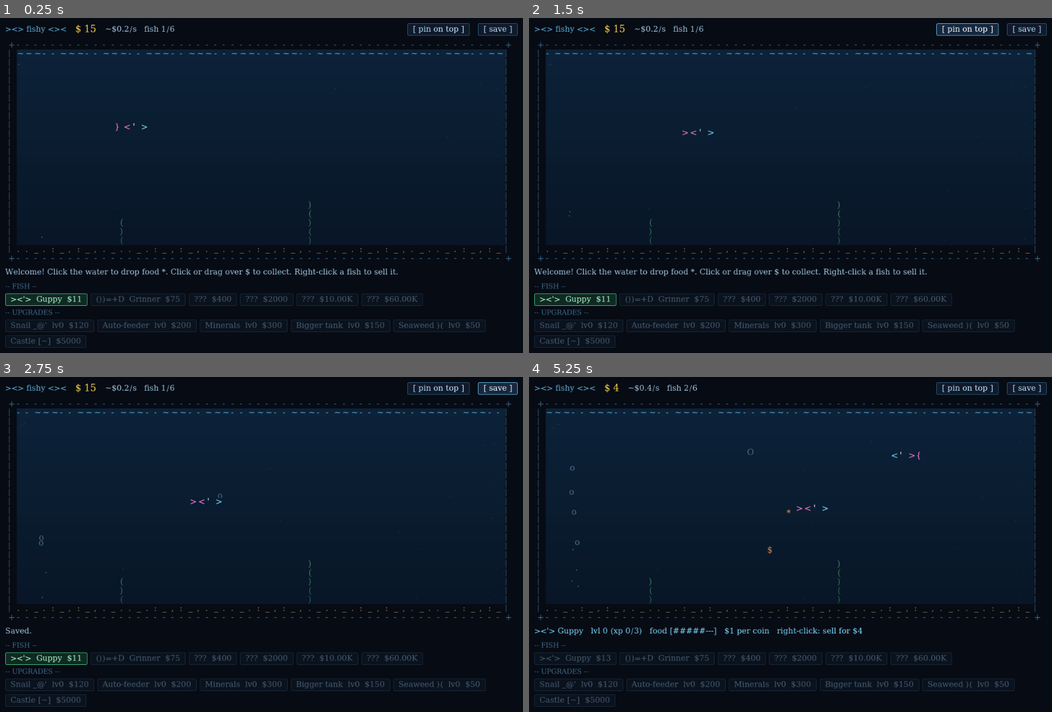
Above: before the commit, frames 1-4 (two rows, left to right).
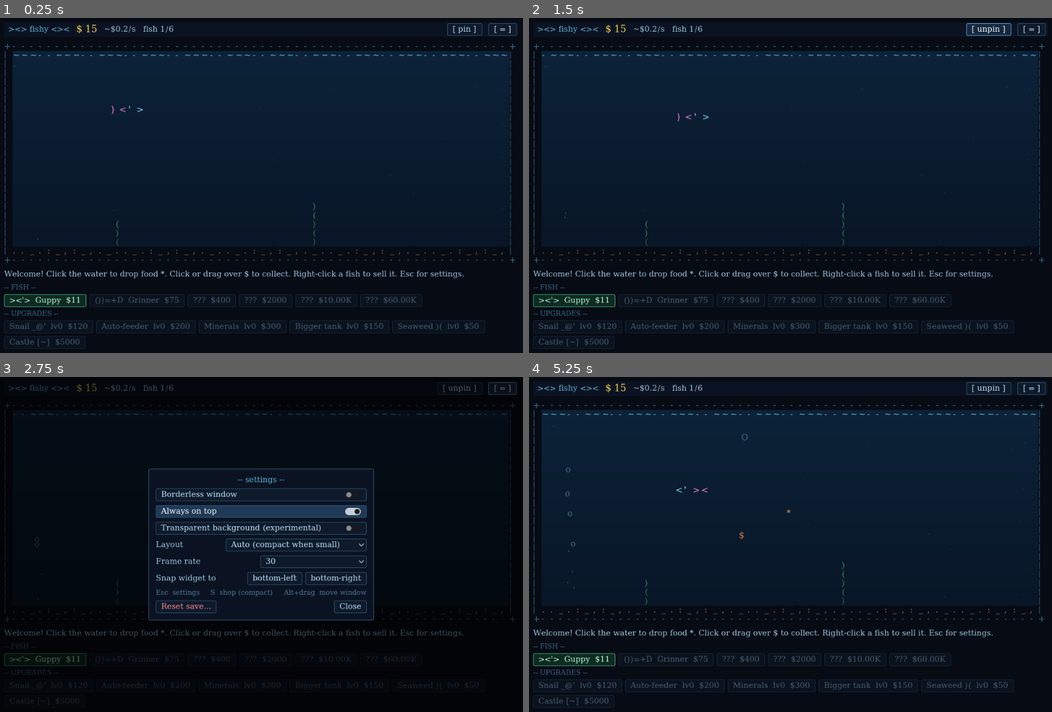
Above: after the commit, the same moments.

Repository: dapss/fishy
Game: Godot game, scene res://main.tscn
Same seed, same stepped clock (60 frames per second), same inputs: the game is played once before the commit and once after it.
Inputs (mouse positions are in pixels of both pictures, inside the frame that each line leads up to):
- Up to frame 1 (0.25 s): no input
- Up to frame 2 (1.5 s): click (968, 28) at 0.5 s, where only the run before the commit has a clickable "[ pin on top ]"; click (978, 28) at 1.25 s, where only the run before the commit has a clickable "[ unpin ]"
- Up to frame 3 (2.75 s): click (502, 387) at 2 s, where only the run after the commit has a clickable "[ = ]"
- Up to frame 4 (5.25 s): click "><'> Guppy $11" at 2.75 s; click "[ save ]" (after the commit: "[ unpin ]") at 3.5 s; click "[ save ]" (after the commit: "[ pin ]") at 4.25 s; tap Enter at 5 s; drag from (790, 511) to (842, 470) at 5.02 s

The runs differ from the first frame. In frame 1, 5.9% of the frame differs, in the area x 0-99%, y 1-99%; in frame 2, 6.1%; in frame 3, 43%; in frame 4, 6.0%.

Commit message:
Add window modes, compact layout and settings panel
- Borderless window with top-bar drag, Alt+drag, corner resize grip,
  and minimize/close buttons
- Compact layout (auto below 720x470, or forced) with a pop-up shop
- Settings panel (Esc): borderless, always on top, experimental
  transparent background, layout, frame rate, snap to corner, and a
  two-click save reset
- Settings and window placement saved separately from game progress
- Switch to the Compatibility renderer for reliable transparency

Diff:
--- a/project.godot
+++ b/project.godot
@@ -13,7 +13,7 @@
 config/name="fishy"
 run/main_scene="res://main.tscn"
 run/max_fps=30
-config/features=PackedStringArray("4.7", "Forward Plus")
+config/features=PackedStringArray("4.7", "GL Compatibility")
 config/icon="res://icon.svg"
 
 [display]
@@ -22,6 +22,7 @@
 window/size/viewport_height=640
 window/stretch/mode="disabled"
 window/stretch/aspect="expand"
+window/per_pixel_transparency/allowed=true
 
 [physics]
 
@@ -30,3 +31,5 @@
 [rendering]
 
 rendering_device/driver.windows="d3d12"
+renderer/rendering_method="gl_compatibility"
+renderer/rendering_method.mobile="gl_compatibility"
--- a/scripts/main.gd
+++ b/scripts/main.gd
@@ -1,24 +1,45 @@
-# Root of the game: money, shop, upgrades, save/load, UI.
+# Root of the game: money, shop, upgrades, save/load, window + UI.
 extends Control
 
 const Data = preload("res://scripts/data.gd")
 const TankScript = preload("res://scripts/tank.gd")
+const Settings = preload("res://scripts/settings.gd")
+const SettingsPanel = preload("res://scripts/settings_panel.gd")
+const ResizeGrip = preload("res://scripts/resize_grip.gd")
 const SAVE_PATH := "user://fishy_save.json"
 const AUTOSAVE_SECONDS := 30.0
+const WIDGET_SIZE := Vector2i(560, 360)
+const MIN_WINDOW := Vector2i(360, 240)
+# In "auto" layout the window switches to compact below this size.
+const COMPACT_BELOW := Vector2(720, 470)
 
 var money := Data.START_MONEY
 var lifetime := 0.0
 var unlocked := 1                 # highest species index shown in the shop
 var upgrades := {}
 
+var settings := Settings.new()
 var font: SystemFont
 var tank
+var bg: ColorRect
+var top_bar: PanelContainer
+var title_label: Label
 var money_label: Label
 var stats_label: Label
+var bar_spacer: Control
 var info_label: Label
 var pin_button: Button
+var shop_button: Button
+var min_button: Button
+var close_button: Button
+var main_vb: VBoxContainer
+var shop_box: VBoxContainer      # fish + upgrade buttons; lives in main_vb or shop_popup
+var shop_popup: PanelContainer
+var settings_panel
+var grip: Control
 var fish_buttons: Array = []
 var upgrade_buttons := {}
+var compact := false
 
 var _msg := ""
 var _msg_time := 0.0
@@ -31,14 +52,18 @@
 func _ready() -> void:
 	for k in Data.UPGRADES:
 		upgrades[k] = 0
+	settings.load_file()
 	font = SystemFont.new()
 	font.font_names = PackedStringArray(["Cascadia Mono", "Consolas", "Lucida Console", "Courier New", "monospace"])
 	theme = _build_theme()
 	_build_ui()
+	_restore_window()
+	_apply_settings()
+	resized.connect(_update_layout)
 	if not _load_game():
 		_apply_upgrades()
 		tank.add_fish(0, 0, 0, 0.3)
-		_say("Welcome! Click the water to drop food *. Click or drag over $ to collect. Right-click a fish to sell it.")
+		_say("Welcome! Click the water to drop food *. Click or drag over $ to collect. Right-click a fish to sell it. Esc for settings.")
 	_refresh()
 
 
@@ -52,11 +77,34 @@
 	if _save_t >= AUTOSAVE_SECONDS:
 		_save_t = 0.0
 		_save_game()
+		_store_window()
 
 
 func _notification(what: int) -> void:
 	if what == NOTIFICATION_WM_CLOSE_REQUEST or what == NOTIFICATION_APPLICATION_PAUSED:
 		_save_game()
+		_store_window()
+
+
+func _input(event: InputEvent) -> void:
+	# Alt + drag anywhere moves the window (handy in compact/borderless mode).
+	if event is InputEventMouseButton and event.pressed and event.button_index == MOUSE_BUTTON_LEFT and event.alt_pressed:
+		get_window().start_drag()
+		get_viewport().set_input_as_handled()
+
+
+func _unhandled_key_input(event: InputEvent) -> void:
+	if not (event is InputEventKey and event.pressed and not event.echo):
+		return
+	if event.keycode == KEY_ESCAPE:
+		if shop_popup.visible:
+			shop_popup.visible = false
+		else:
+			_toggle_settings()
+		get_viewport().set_input_as_handled()
+	elif event.keycode == KEY_S and compact and not settings_panel.visible:
+		_toggle_shop()
+		get_viewport().set_input_as_handled()
 
 
 # ---------------------------------------------------------------- economy
@@ -162,16 +210,34 @@
 	var disabled := normal.duplicate() as StyleBoxFlat
 	disabled.bg_color = Color("0a121e")
 	disabled.border_color = Color("1a2a3a")
-	th.set_stylebox("normal", "Button", normal)
-	th.set_stylebox("hover", "Button", hover)
-	th.set_stylebox("pressed", "Button", pressed)
-	th.set_stylebox("disabled", "Button", disabled)
-	th.set_stylebox("focus", "Button", StyleBoxEmpty.new())
-	th.set_color("font_color", "Button", Color("bfe6ff"))
-	th.set_color("font_hover_color", "Button", Color("ffffff"))
-	th.set_color("font_pressed_color", "Button", Color("ffffff"))
-	th.set_color("font_disabled_color", "Button", Color("4a5d70"))
+	for type in ["Button", "CheckButton", "OptionButton"]:
+		th.set_stylebox("normal", type, normal)
+		th.set_stylebox("hover", type, hover)
+		th.set_stylebox("pressed", type, pressed)
+		th.set_stylebox("hover_pressed", type, hover)
+		th.set_stylebox("disabled", type, disabled)
+		th.set_stylebox("focus", type, StyleBoxEmpty.new())
+		th.set_color("font_color", type, Color("bfe6ff"))
+		th.set_color("font_hover_color", type, Color("ffffff"))
+		th.set_color("font_pressed_color", type, Color("ffffff"))
+		th.set_color("font_hover_pressed_color", type, Color("ffffff"))
+		th.set_color("font_disabled_color", type, Color("4a5d70"))
 	th.set_color("font_color", "Label", Color("9fc7e0"))
+
+	var panel := StyleBoxFlat.new()
+	panel.bg_color = Color("0b1322")
+	panel.border_color = Color("2b5876")
+	panel.set_border_width_all(1)
+	panel.set_corner_radius_all(3)
+	panel.set_content_margin_all(14)
+	th.set_stylebox("panel", "PanelContainer", panel)
+	th.set_stylebox("panel", "PopupMenu", panel)
+	th.set_stylebox("hover", "PopupMenu", hover)
+	th.set_color("font_color", "PopupMenu", Color("bfe6ff"))
+	th.set_color("font_hover_color", "PopupMenu", Color("ffffff"))
+	th.set_color("font_color", "TooltipLabel", Color("bfe6ff"))
+	th.set_stylebox("panel", "TooltipPanel", panel)
+
 	# Buttons you can afford right now glow green.
 	_afford_normal = normal.duplicate() as StyleBoxFlat
 	_afford_normal.bg_color = Color("0f2a22")
@@ -183,78 +249,136 @@
 
 
 func _build_ui() -> void:
-	set_anchors_preset(Control.PRESET_FULL_RECT)
-	var bg := ColorRect.new()
+	set_anchors_and_offsets_preset(Control.PRESET_FULL_RECT)
+	bg = ColorRect.new()
 	bg.color = Color("070b14")
-	bg.set_anchors_preset(Control.PRESET_FULL_RECT)
+	bg.set_anchors_and_offsets_preset(Control.PRESET_FULL_RECT)
 	bg.mouse_filter = Control.MOUSE_FILTER_IGNORE
 	add_child(bg)
 
 	var margin := MarginContainer.new()
-	margin.set_anchors_preset(Control.PRESET_FULL_RECT)
+	margin.set_anchors_and_offsets_preset(Control.PRESET_FULL_RECT)
 	for side in ["left", "right", "top", "bottom"]:
-		margin.add_theme_constant_override("margin_" + side, 10)
+		margin.add_theme_constant_override("margin_" + side, 8)
 	add_child(margin)
 
-	var vb := VBoxContainer.new()
-	vb.add_theme_constant_override("separation", 6)
-	margin.add_child(vb)
-
-	# Top bar.
+	main_vb = VBoxContainer.new()
+	main_vb.add_theme_constant_override("separation", 6)
+	margin.add_child(main_vb)
+
+	# Top bar. Dragging it moves the window (needed when borderless).
+	top_bar = PanelContainer.new()
+	var bar_style := StyleBoxFlat.new()
+	bar_style.bg_color = Color("0b1322")
+	bar_style.set_corner_radius_all(3)
+	bar_style.content_margin_left = 8
+	bar_style.content_margin_right = 4
+	bar_style.content_margin_top = 2
+	bar_style.content_margin_bottom = 2
+	top_bar.add_theme_stylebox_override("panel", bar_style)
+	top_bar.mouse_filter = Control.MOUSE_FILTER_STOP
+	top_bar.mouse_default_cursor_shape = Control.CURSOR_MOVE
+	top_bar.gui_input.connect(_on_top_bar_input)
+	main_vb.add_child(top_bar)
 	var top := HBoxContainer.new()
-	top.add_theme_constant_override("separation", 16)
-	vb.add_child(top)
-	var title := Label.new()
-	title.text = "><> fishy <><"
-	title.add_theme_color_override("font_color", Color("5fb3d9"))
-	top.add_child(title)
+	top.add_theme_constant_override("separation", 12)
+	top.mouse_filter = Control.MOUSE_FILTER_IGNORE
+	top_bar.add_child(top)
+	title_label = Label.new()
+	title_label.text = "><> fishy <><"
+	title_label.add_theme_color_override("font_color", Color("5fb3d9"))
+	top.add_child(title_label)
 	money_label = Label.new()
 	money_label.add_theme_color_override("font_color", Color("ffd84d"))
 	money_label.add_theme_font_size_override("font_size", 18)
 	top.add_child(money_label)
 	stats_label = Label.new()
+	stats_label.clip_text = true
 	stats_label.size_flags_horizontal = Control.SIZE_EXPAND_FILL
 	top.add_child(stats_label)
-	pin_button = _make_button("[ pin on top ]", _toggle_pin)
+	# Fills the gap in compact mode, where the stats label is hidden.
+	bar_spacer = Control.new()
+	bar_spacer.size_flags_horizontal = Control.SIZE_EXPAND_FILL
+	bar_spacer.mouse_filter = Control.MOUSE_FILTER_IGNORE
+	top.add_child(bar_spacer)
+	shop_button = _make_button("[ shop ]", _toggle_shop)
+	shop_button.tooltip_text = "Open the shop (S)"
+	top.add_child(shop_button)
+	pin_button = _make_button("[ pin ]", func(): _set_setting("on_top", not settings.values.on_top))
 	pin_button.tooltip_text = "Keep the tank above other windows."
 	top.add_child(pin_button)
-	top.add_child(_make_button("[ save ]", func(): _save_game(); _say("Saved.")))
+	var gear := _make_button("[ = ]", _toggle_settings)
+	gear.tooltip_text = "Settings (Esc)"
+	top.add_child(gear)
+	min_button = _make_button("_", func(): get_window().mode = Window.MODE_MINIMIZED)
+	min_button.tooltip_text = "Minimize"
+	top.add_child(min_button)
+	close_button = _make_button("x", _quit)
+	close_button.tooltip_text = "Save and quit"
+	top.add_child(close_button)
 
 	# Tank.
 	tank = TankScript.new()
 	tank.font = font
 	tank.size_flags_vertical = Control.SIZE_EXPAND_FILL
-	tank.custom_minimum_size = Vector2(420, 260)
+	tank.custom_minimum_size = Vector2(300, 150)
 	tank.money_earned.connect(_on_money)
 	tank.sell_requested.connect(_sell_fish)
-	vb.add_child(tank)
+	main_vb.add_child(tank)
 
 	info_label = Label.new()
-	info_label.custom_minimum_size.y = 22
+	info_label.custom_minimum_size.y = 20
 	info_label.clip_text = true
-	vb.add_child(info_label)
+	main_vb.add_child(info_label)
 
 	# Shop.
-	vb.add_child(_section_label("FISH"))
+	shop_box = VBoxContainer.new()
+	shop_box.add_theme_constant_override("separation", 6)
+	main_vb.add_child(shop_box)
+	shop_box.add_child(_section_label("FISH"))
 	var fish_flow := HFlowContainer.new()
 	fish_flow.add_theme_constant_override("h_separation", 6)
 	fish_flow.add_theme_constant_override("v_separation", 6)
-	vb.add_child(fish_flow)
+	shop_box.add_child(fish_flow)
 	for i in Data.SPECIES.size():
 		var b := _make_button("", _buy_fish.bind(i))
 		fish_flow.add_child(b)
 		fish_buttons.append(b)
 
-	vb.add_child(_section_label("UPGRADES"))
+	shop_box.add_child(_section_label("UPGRADES"))
 	var up_flow := HFlowContainer.new()
 	up_flow.add_theme_constant_override("h_separation", 6)
 	up_flow.add_theme_constant_override("v_separation", 6)
-	vb.add_child(up_flow)
+	shop_box.add_child(up_flow)
 	for key in Data.UPGRADES:
 		var b := _make_button("", _buy_upgrade.bind(key))
 		b.tooltip_text = Data.UPGRADES[key].desc
 		up_flow.add_child(b)
 		upgrade_buttons[key] = b
+
+	# Shop pop-up used in compact mode: covers the bottom of the tank.
+	shop_popup = PanelContainer.new()
+	shop_popup.anchor_left = 0.0
+	shop_popup.anchor_right = 1.0
+	shop_popup.anchor_top = 1.0
+	shop_popup.anchor_bottom = 1.0
+	shop_popup.offset_left = 8
+	shop_popup.offset_right = -8
+	shop_popup.offset_bottom = -8
+	shop_popup.grow_vertical = Control.GROW_DIRECTION_BEGIN
+	shop_popup.visible = false
+	add_child(shop_popup)
+
+	grip = ResizeGrip.new()
+	add_child(grip)
+
+	settings_panel = SettingsPanel.new()
+	settings_panel.visible = false
+	settings_panel.changed.connect(_set_setting)
+	settings_panel.snap_requested.connect(_snap_to_corner)
+	settings_panel.reset_requested.connect(_reset_game)
+	settings_panel.closed.connect(func(): settings_panel.visible = false)
+	add_child(settings_panel)
 
 
 func _make_button(text: String, cb: Callable) -> Button:
@@ -273,10 +397,132 @@
 	return l
 
 
-func _toggle_pin() -> void:
+func _toggle_shop() -> void:
+	if compact:
+		shop_popup.visible = not shop_popup.visible
+		_refresh()
+
+
+func _toggle_settings() -> void:
+	settings_panel.visible = not settings_panel.visible
+	if settings_panel.visible:
+		shop_popup.visible = false
+		settings_panel.sync(settings.values)
+
+
+# ---------------------------------------------------------------- window + settings
+
+func _set_setting(key: String, value) -> void:
+	settings.values[key] = value
+	_apply_settings()
+	settings.save_file()
+	settings_panel.sync(settings.values)
+
+
+func _apply_settings() -> void:
+	var v: Dictionary = settings.values
 	var w := get_window()
-	w.always_on_top = not w.always_on_top
-	pin_button.text = "[ unpin ]" if w.always_on_top else "[ pin on top ]"
+	w.min_size = MIN_WINDOW
+	w.borderless = v.borderless
+	w.always_on_top = v.on_top
+	w.transparent = v.transparent
+	get_viewport().transparent_bg = v.transparent
+	bg.visible = not v.transparent
+	tank.transparent_outside = v.transparent
+	Engine.max_fps = int(v.fps)
+	pin_button.text = "[ unpin ]" if v.on_top else "[ pin ]"
+	grip.visible = v.borderless
+	min_button.visible = v.borderless
+	close_button.visible = v.borderless
+	_update_layout()
+
+
+func _update_layout() -> void:
+	if shop_box == null:
+		return
+	var mode: String = settings.values.layout
+	var want := mode == "compact" or (mode == "auto" and (size.x < COMPACT_BELOW.x or size.y < COMPACT_BELOW.y))
+	title_label.visible = not want
+	stats_label.visible = not want
+	bar_spacer.visible = want
+	shop_button.visible = want
+	if want == compact:
+		return
+	compact = want
+	shop_box.get_parent().remove_child(shop_box)
+	if compact:
+		shop_popup.add_child(shop_box)
+	else:
+		main_vb.add_child(shop_box)
+		shop_popup.visible = false
+
+
+func _on_top_bar_input(event: InputEvent) -> void:
+	if event is InputEventMouseButton and event.pressed and event.button_index == MOUSE_BUTTON_LEFT:
+		if event.double_click:
+			# Double-click the bar to flip between full and compact.
+			_set_setting("layout", "full" if compact else "compact")
+		else:
+			get_window().start_drag()
+		accept_event()
+
+
+func _snap_to_corner(corner: String) -> void:
+	var w := get_window()
+	w.mode = Window.MODE_WINDOWED
+	var r := DisplayServer.screen_get_usable_rect(w.current_screen)
+	w.size = WIDGET_SIZE
+	var y := r.end.y - WIDGET_SIZE.y - 12
+	var x := r.end.x - WIDGET_SIZE.x - 12 if corner == "right" else r.position.x + 12
+	w.position = Vector2i(x, y)
+	_store_window()
+
+
+func _restore_window() -> void:
+	var v: Dictionary = settings.values
+	var w := get_window()
+	var sz := Vector2i(max(MIN_WINDOW.x, int(v.win_w)), max(MIN_WINDOW.y, int(v.win_h)))
+	w.size = sz
+	if int(v.win_x) < 0:
+		return
+	var rect := Rect2i(Vector2i(int(v.win_x), int(v.win_y)), sz)
+	# Only restore the position if it is still on a connected screen.
+	for i in DisplayServer.get_screen_count():
+		if DisplayServer.screen_get_usable_rect(i).intersects(rect):
+			w.position = rect.position
+			return
+
+
+func _store_window() -> void:
+	var w := get_window()
+	if w.mode != Window.MODE_WINDOWED:
+		return
+	settings.values.win_x = w.position.x
+	settings.values.win_y = w.position.y
+	settings.values.win_w = w.size.x
+	settings.values.win_h = w.size.y
+	settings.save_file()
+
+
+func _quit() -> void:
+	_save_game()
+	_store_window()
+	get_tree().quit()
+
+
+func _reset_game() -> void:
+	money = Data.START_MONEY
+	lifetime = 0.0
+	unlocked = 1
+	for k in upgrades:
+		upgrades[k] = 0
+	tank.reset()
+	_apply_upgrades()
+	tank.add_fish(0, 0, 0, 0.3, true)
+	_save_game()
+	settings_panel.visible = false
+	_say("Fresh start! One guppy, $%d. Good luck." % int(Data.START_MONEY))
+	_refresh()
 
 
 func _say(text: String) -> void:
--- /dev/null
+++ b/scripts/resize_grip.gd
@@ -0,0 +1,36 @@
+# Bottom-right corner grip for resizing the window when it has no border.
+extends Control
+
+const SIZE := 18.0
+const COLOR := Color("3a6b8a")
+const COLOR_HOVER := Color("5fb3d9")
+
+var _hover := false
+
+
+func _ready() -> void:
+	anchor_left = 1.0
+	anchor_top = 1.0
+	anchor_right = 1.0
+	anchor_bottom = 1.0
+	offset_left = -SIZE
+	offset_top = -SIZE
+	offset_right = 0.0
+	offset_bottom = 0.0
+	mouse_default_cursor_shape = Control.CURSOR_FDIAGSIZE
+	tooltip_text = "Drag to resize"
+	mouse_entered.connect(func(): _hover = true; queue_redraw())
+	mouse_exited.connect(func(): _hover = false; queue_redraw())
+
+
+func _draw() -> void:
+	var c := COLOR_HOVER if _hover else COLOR
+	for i in 3:
+		var d := 4.0 + i * 4.0
+		draw_line(Vector2(size.x - d, size.y - 2.0), Vector2(size.x - 2.0, size.y - d), c, 1.0, true)
+
+
+func _gui_input(event: InputEvent) -> void:
+	if event is InputEventMouseButton and event.pressed and event.button_index == MOUSE_BUTTON_LEFT:
+		get_window().start_resize(DisplayServer.WINDOW_EDGE_BOTTOM_RIGHT)
+		accept_event()
--- /dev/null
+++ b/scripts/settings.gd
@@ -0,0 +1,35 @@
+# Player preferences (window mode, layout, frame rate, window placement).
+# Stored apart from the game save so resetting progress keeps your layout.
+extends RefCounted
+
+const PATH := "user://settings.cfg"
+const DEFAULTS := {
+	"borderless": false,
+	"on_top": false,
+	"transparent": false,
+	"layout": "auto",        # auto | full | compact
+	"fps": 30,
+	"win_x": -1,             # -1 = let the OS place the window
+	"win_y": -1,
+	"win_w": 1000,
+	"win_h": 640,
+}
+
+var values := DEFAULTS.duplicate()
+
+
+func load_file() -> void:
+	var cf := ConfigFile.new()
+	if cf.load(PATH) != OK:
+		return
+	for k in DEFAULTS:
+		var v = cf.get_value("settings", k, DEFAULTS[k])
+		if typeof(v) == typeof(DEFAULTS[k]):
+			values[k] = v
+
+
+func save_file() -> void:
+	var cf := ConfigFile.new()
+	for k in values:
+		cf.set_value("settings", k, values[k])
+	cf.save(PATH)
--- /dev/null
+++ b/scripts/settings_panel.gd
@@ -0,0 +1,166 @@
+# Settings overlay. Builds its own widgets and reports changes through
+# signals; the main scene owns the actual settings and applies them.
+extends Control
+
+signal changed(key: String, value)
+signal snap_requested(corner: String)      # "left" | "right"
+signal reset_requested
+signal closed
+
+const LAYOUTS := ["auto", "full", "compact"]
+const LAYOUT_NAMES := ["Auto (compact when small)", "Full", "Compact"]
+const FPS := [15, 30, 60]
+const FPS_NAMES := ["15  (battery saver)", "30", "60"]
+
+var _borderless: CheckButton
+var _on_top: CheckButton
+var _transparent: CheckButton
+var _layout: OptionButton
+var _fps: OptionButton
+var _reset_button: Button
+var _reset_armed := 0.0
+var _scroll: ScrollContainer
+var _content: VBoxContainer
+
+
+func _ready() -> void:
+	set_anchors_and_offsets_preset(Control.PRESET_FULL_RECT)
+	mouse_filter = Control.MOUSE_FILTER_STOP
+
+	var backdrop := ColorRect.new()
+	backdrop.color = Color(0, 0, 0, 0.6)
+	backdrop.set_anchors_and_offsets_preset(Control.PRESET_FULL_RECT)
+	backdrop.gui_input.connect(func(e):
+		if e is InputEventMouseButton and e.pressed:
+			closed.emit())
+	add_child(backdrop)
+
+	var center := CenterContainer.new()
+	center.set_anchors_and_offsets_preset(Control.PRESET_FULL_RECT)
+	center.mouse_filter = Control.MOUSE_FILTER_IGNORE
+	add_child(center)
+
+	var panel := PanelContainer.new()
+	center.add_child(panel)
+	_scroll = ScrollContainer.new()
+	_scroll.horizontal_scroll_mode = ScrollContainer.SCROLL_MODE_DISABLED
+	panel.add_child(_scroll)
+	var vb := VBoxContainer.new()
+	vb.add_theme_constant_override("separation", 8)
+	_scroll.add_child(vb)
+	_content = vb
+	resized.connect(_fit)
+	visibility_changed.connect(_fit)
+
+	var title := Label.new()
+	title.text = "-- settings --"
+	title.horizontal_alignment = HORIZONTAL_ALIGNMENT_CENTER
+	title.add_theme_color_override("font_color", Color("5fb3d9"))
+	vb.add_child(title)
+
+	_borderless = _check(vb, "Borderless window", "No title bar. Drag the top bar to move, the corner grip to resize.", "borderless")
+	_on_top = _check(vb, "Always on top", "Keep the tank above other windows.", "on_top")
+	_transparent = _check(vb, "Transparent background (experimental)", "Only the tank shows; the desktop shows around it.", "transparent")
+
+	_layout = _option(vb, "Layout", LAYOUT_NAMES)
+	_layout.item_selected.connect(func(i): changed.emit("layout", LAYOUTS[i]))
+	_fps = _option(vb, "Frame rate", FPS_NAMES)
+	_fps.item_selected.connect(func(i): changed.emit("fps", FPS[i]))
+
+	var snap := HBoxContainer.new()
+	snap.add_theme_constant_override("separation", 6)
+	var snap_label := Label.new()
+	snap_label.text = "Snap widget to"
+	snap_label.size_flags_horizontal = Control.SIZE_EXPAND_FILL
+	snap.add_child(snap_label)
+	snap.add_child(_button("bottom-left", func(): snap_requested.emit("left")))
+	snap.add_child(_button("bottom-right", func(): snap_requested.emit("right")))
+	vb.add_child(snap)
+
+	var hint := Label.new()
+	hint.text = "Esc  settings     S  shop (compact)     Alt+drag  move window"
+	hint.add_theme_color_override("font_color", Color("4f7a96"))
+	hint.add_theme_font_size_override("font_size", 13)
+	vb.add_child(hint)
+
+	var bottom := HBoxContainer.new()
+	_reset_button = _button("Reset save...", _on_reset)
+	_reset_button.add_theme_color_override("font_color", Color("ff8a8a"))
+	bottom.add_child(_reset_button)
+	var spacer := Control.new()
+	spacer.size_flags_horizontal = Control.SIZE_EXPAND_FILL
+	bottom.add_child(spacer)
+	bottom.add_child(_button("Close", func(): closed.emit()))
+	vb.add_child(bottom)
+	_fit.call_deferred()
+
+
+func _process(dt: float) -> void:
+	if _reset_armed > 0.0:
+		_reset_armed -= dt
+		if _reset_armed <= 0.0:
+			_reset_button.text = "Reset save..."
+
+
+# Scroll only when the window is too short for the whole panel.
+func _fit() -> void:
+	if _content == null:
+		return
+	var want := _content.get_combined_minimum_size().y
+	_scroll.custom_minimum_size.y = min(want, max(80.0, size.y - 48.0))
+
+
+# Show the current values without re-emitting change signals.
+func sync(values: Dictionary) -> void:
+	_borderless.set_pressed_no_signal(values.borderless)
+	_on_top.set_pressed_no_signal(values.on_top)
+	_transparent.set_pressed_no_signal(values.transparent)
+	_layout.select(max(0, LAYOUTS.find(values.layout)))
+	_fps.select(max(0, FPS.find(int(values.fps))))
+	_reset_armed = 0.0
+	_reset_button.text = "Reset save..."
+
+
+func _on_reset() -> void:
+	# Two clicks within a few seconds, so it can't happen by accident.
+	if _reset_armed > 0.0:
+		_reset_armed = 0.0
+		_reset_button.text = "Reset save..."
+		reset_requested.emit()
+	else:
+		_reset_armed = 4.0
+		_reset_button.text = "Click again: erase ALL progress"
+
+
+func _check(parent: Control, text: String, tip: String, key: String) -> CheckButton:
+	var c := CheckButton.new()
+	c.text = text
+	c.tooltip_text = tip
+	c.focus_mode = Control.FOCUS_NONE
+	c.toggled.connect(func(on): changed.emit(key, on))
+	parent.add_child(c)
+	return c
+
+
+func _option(parent: Control, label: String, items: Array) -> OptionButton:
+	var row := HBoxContainer.new()
+	row.add_theme_constant_override("separation", 12)
+	var l := Label.new()
+	l.text = label
+	l.size_flags_horizontal = Control.SIZE_EXPAND_FILL
+	row.add_child(l)
+	var o := OptionButton.new()
+	o.focus_mode = Control.FOCUS_NONE
+	for it in items:
+		o.add_item(it)
+	row.add_child(o)
+	parent.add_child(row)
+	return o
+
+
+func _button(text: String, cb: Callable) -> Button:
+	var b := Button.new()
+	b.text = text
+	b.focus_mode = Control.FOCUS_NONE
+	b.pressed.connect(cb)
+	return b
--- a/scripts/tank.gd
+++ b/scripts/tank.gd
@@ -79,6 +79,7 @@
 var coin_mult := 1.0
 var feeder_level := 0
 var has_castle := false
+var transparent_outside := false   # don't paint the area around the glass
 
 var hovered: Fish = null
 var mouse_cell := Vector2(-100, -100)
@@ -222,6 +223,16 @@
 	f.target = _random_spot(f)
 	fishes.append(f)
 	return f
+
+
+# Empties the tank (used when the player resets their save).
+func reset() -> void:
+	fishes.clear()
+	foods.clear()
+	coins.clear()
+	popups.clear()
+	snails.clear()
+	hovered = null
 
 
 func remove_fish(f: Fish) -> void:
@@ -612,7 +623,8 @@
 func _draw() -> void:
 	if font == null:
 		return
-	draw_rect(Rect2(Vector2.ZERO, size), C_BG)
+	if not transparent_outside:
+		draw_rect(Rect2(Vector2.ZERO, size), C_BG)
 	# Water, a little darker toward the bottom.
 	var water_rows := sand_row() - 1
 	for r in water_rows:
